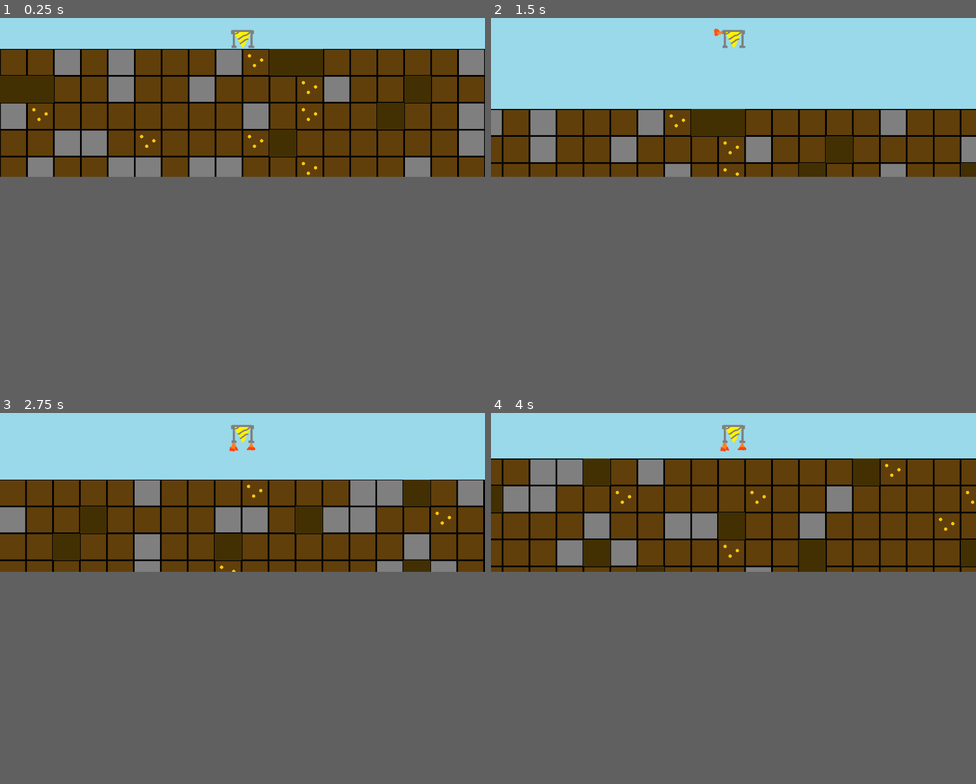
Above: before the commit, frames 1-4 (two rows, left to right).
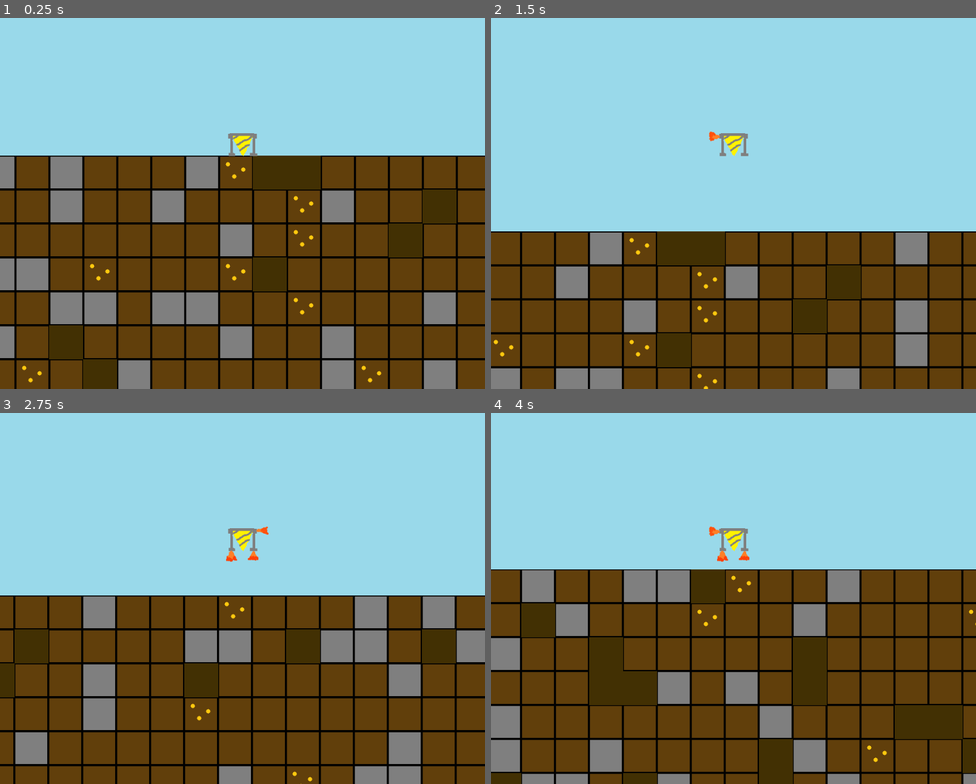
Above: after the commit, the same moments.

Repository: sam-eg/Digem
Game: Godot game, scene res://world.tscn
Same seed, same stepped clock (60 frames per second), same inputs: the game is played once before the commit and once after it.
Inputs:
- Up to frame 1 (0.25 s): no input
- Up to frame 2 (1.5 s): tap Enter at 0.5 s; hold W (up) 0.53-1.28 s; hold D (right) from 0.53 s (still down); tap W (up) at 1.35 s
- Up to frame 3 (2.75 s): tap W (up) at 1.52, 1.82 s; release D (right) at 2.03 s; hold A (left) from 2.03 s (still down); hold W (up) from 2.03 s (still down)
- Up to frame 4 (4 s): release A (left) at 2.78 s; release W (up) at 2.78 s; hold D (right) from 2.78 s (still down); tap W (up) at 2.85, 3.02, 3.32 s; hold W (up) from 3.53 s (still down)
In our replay, the window is 800x450 before the commit and 800x800 after it. These sizes can differ from the game's own. Grey fills any space a smaller window leaves; there, only what the larger window draws over its background counts as a difference.

The runs differ from the first frame. In frame 1, 52% of the frame differs, in the area x 0-100%, y 3-100%; in frame 2, 47%; in frame 3, 49%; in frame 4, 52%.

Commit message:
Added drilling and animations for up-left, up-right, up-left-right

Diff:
--- a/layer_holder.gd
+++ b/layer_holder.gd
@@ -3,12 +3,21 @@
 @onready var land = $Land
 @onready var background = $Background
 @onready var player = $"../Player"
+@onready var drill_timer = $"../DrillTimer"
 
 const LAND_SOURCE_ID = 0
 const DIRT_TILE = Vector2i(3, 0)
 const STONE_TILE = Vector2i(2, 1)
 const GOLD_TILE = Vector2i(4, 0)
 const AIR_TILE = Vector2i(0, 0)
+
+const DIRT_DRILL_TIME = 1.0
+const STONE_DRILL_TIME = 2.0
+const GOLD_DRILL_TIME = 1.5
+
+const DIRECTION_LEFT = "left"
+const DIRECTION_RIGHT = "right"
+const DIRECTION_DOWN = "down"
 
 const BACKGROUND_SKY_SOURCE_ID = 0
 const BACKGROUND_GROUND_SOURCE_ID = 1
@@ -17,7 +26,11 @@
 const TILE_SIZE = 64
 const CHUNK_SIZE = 32
 
-var landMap = {} # Dictionary aka map. GDScript, eh?
+var land_map = {} # Dictionary aka map. GDScript, eh?
+
+var drilling_location
+var drilled_tile
+var drill_direction
 
 func _process(_delta):
 	load_chunk(player.position)
@@ -39,8 +52,8 @@
 					background.set_cell(current_tile_position, BACKGROUND_GROUND_SOURCE_ID, BACKGROUND_TILE)
 
 			var tile_type
-			if landMap.has(current_tile_position): # Check if we already generated a tile for this position
-				tile_type = landMap[current_tile_position]
+			if land_map.has(current_tile_position): # Check if we already generated a tile for this position
+				tile_type = land_map[current_tile_position]
 			elif land.get_cell_source_id(current_tile_position) == -1 && current_tile_position.y >= 0:
 				var tile_type_rand = randi() % 20
 
@@ -56,4 +69,62 @@
 			# If we have a new tile type and the tile is empty
 			if tile_type != null and land.get_cell_source_id(current_tile_position) == -1:
 				land.set_cell(current_tile_position, LAND_SOURCE_ID, tile_type)
-				landMap[current_tile_position] = tile_type
+				land_map[current_tile_position] = tile_type
+
+
+func _on_player_drill_down():
+	drill(DIRECTION_DOWN)
+
+
+func _on_player_drill_left():
+	drill(DIRECTION_LEFT)
+
+
+func _on_player_drill_right():
+	drill(DIRECTION_RIGHT)
+
+
+func _on_player_stop_drill():
+	drilling_location = null
+	drilled_tile = null
+	drill_direction = null
+
+
+func drill(direction):
+	var current_tile = land.local_to_map(player.get_global_position())
+	var drill_tile_position
+	match direction:
+		DIRECTION_DOWN:
+			drill_tile_position = current_tile + Vector2i.DOWN
+		DIRECTION_LEFT:
+			drill_tile_position = current_tile + Vector2i.LEFT
+		DIRECTION_RIGHT:
+			drill_tile_position = current_tile + Vector2i.RIGHT
+		_:
+			pass
+
+	if drill_tile_position != null:
+		var tile_type = land.get_cell_atlas_coords(drill_tile_position)
+		if tile_type != AIR_TILE and tile_type != Vector2i(-1, -1):
+			drilling_location = current_tile
+			drilled_tile = drill_tile_position
+			drill_direction = direction
+
+		if tile_type == DIRT_TILE:
+			drill_timer.start(DIRT_DRILL_TIME)
+		if tile_type == STONE_TILE:
+			drill_timer.start(STONE_DRILL_TIME)
+		if tile_type == GOLD_TILE:
+			drill_timer.start(GOLD_DRILL_TIME)
+
+
+func _on_drill_timer_timeout():
+	var current_tile = land.local_to_map(player.get_global_position())
+	if current_tile != drilling_location: # Player moved after starting drill
+		drilling_location = null
+		drilled_tile = null
+		drill_direction = null
+
+	if drilled_tile != null and drilled_tile != null and drill_direction != null:
+		land.set_cell(drilled_tile, LAND_SOURCE_ID, AIR_TILE)
+		land_map[drilled_tile] = AIR_TILE
--- a/player.gd
+++ b/player.gd
@@ -1,4 +1,9 @@
 extends CharacterBody2D
+
+signal drill_down
+signal drill_left
+signal drill_right
+signal stop_drill
 
 @onready var animated_sprite = $AnimatedSprite2D
 
@@ -19,6 +24,12 @@
 	if Input.is_action_pressed("up"):
 		input_direction.y -= 1
 		animated_sprite.play("up")
+	if Input.is_action_pressed("up") and Input.is_action_pressed("left"):
+		animated_sprite.play("up_left")
+	if Input.is_action_pressed("up") and Input.is_action_pressed("right"):
+		animated_sprite.play("up_right")
+	if Input.is_action_pressed("up") and Input.is_action_pressed("left") and Input.is_action_pressed("right"):
+		animated_sprite.play("up_left_right")
 	if !Input.is_action_pressed("left") and !Input.is_action_pressed("right") and !Input.is_action_pressed("up"):
 		animated_sprite.play("default")
 
@@ -57,3 +68,13 @@
 		else:
 			pass
 			#print ("Collided with ", collision.get_collider().name)
+
+func _process(delta):
+	if Input.is_action_just_pressed("drill_down"):
+		drill_down.emit()
+	if Input.is_action_just_pressed("drill_left"):
+		drill_left.emit()
+	if Input.is_action_just_pressed("drill_right"):
+		drill_right.emit()
+	if Input.is_action_just_released("drill_down") or Input.is_action_just_released("drill_left") or Input.is_action_just_released("drill_right"):
+		stop_drill.emit()
--- a/player.tscn
+++ b/player.tscn
@@ -1,13 +1,16 @@
-[gd_scene load_steps=8 format=3 uid="uid://dyd305xyng33k"]
+[gd_scene load_steps=11 format=3 uid="uid://dyd305xyng33k"]
 
 [ext_resource type="Script" path="res://player.gd" id="1_vasf4"]
 [ext_resource type="Texture2D" uid="uid://dto7ujkksf4su" path="res://player.png" id="2_o8ab4"]
 [ext_resource type="Texture2D" uid="uid://bn1lvj1886mdi" path="res://player_left.png" id="3_f1500"]
 [ext_resource type="Texture2D" uid="uid://cffpjh7wn8pux" path="res://player_right.png" id="4_aojim"]
 [ext_resource type="Texture2D" uid="uid://ctdsdkhcene38" path="res://player_up.png" id="5_5gtkv"]
+[ext_resource type="Texture2D" uid="uid://dme5ic4bpu2es" path="res://player_up_left.png" id="6_d7t74"]
+[ext_resource type="Texture2D" uid="uid://cchx70dlumt54" path="res://player_up_left_right.png" id="7_qtxv0"]
+[ext_resource type="Texture2D" uid="uid://b6bbca0u0msk1" path="res://player_up_right.png" id="8_csbvd"]
 
 [sub_resource type="RectangleShape2D" id="RectangleShape2D_1hkuk"]
-size = Vector2(40, 40)
+size = Vector2(50, 41)
 
 [sub_resource type="SpriteFrames" id="SpriteFrames_v1nhi"]
 animations = [{
@@ -42,15 +45,42 @@
 "loop": true,
 "name": &"up",
 "speed": 5.0
+}, {
+"frames": [{
+"duration": 1.0,
+"texture": ExtResource("6_d7t74")
+}],
+"loop": true,
+"name": &"up_left",
+"speed": 5.0
+}, {
+"frames": [{
+"duration": 1.0,
+"texture": ExtResource("7_qtxv0")
+}],
+"loop": true,
+"name": &"up_left_right",
+"speed": 5.0
+}, {
+"frames": [{
+"duration": 1.0,
+"texture": ExtResource("8_csbvd")
+}],
+"loop": true,
+"name": &"up_right",
+"speed": 5.0
 }]
 
 [node name="Player" type="CharacterBody2D"]
 script = ExtResource("1_vasf4")
 
 [node name="CollisionShape2D" type="CollisionShape2D" parent="."]
+position = Vector2(0, -3.5)
 shape = SubResource("RectangleShape2D_1hkuk")
 
 [node name="Camera" type="Camera2D" parent="."]
+zoom = Vector2(1.4, 1.4)
 
 [node name="AnimatedSprite2D" type="AnimatedSprite2D" parent="."]
 sprite_frames = SubResource("SpriteFrames_v1nhi")
+animation = &"up_right"
--- a/project.godot
+++ b/project.godot
@@ -17,6 +17,8 @@
 
 [display]
 
+window/size/viewport_width=1280
+window/size/viewport_height=1280
 window/stretch/mode="canvas_items"
 window/stretch/aspect="ignore"
 
@@ -24,20 +26,32 @@
 
 up={
 "deadzone": 0.5,
-"events": [Object(InputEventKey,"resource_local_to_scene":fa …(140 unchanged characters)… d":false,"keycode":0,"physical_keycode":4194320,"key_label":0,"unicode":0,"location":0,"echo":false,"script":null)
-, Object(InputEventKey,"resource_local_to_scene":false,"resource_name":"","device":-1,"window_id":0,"alt_pressed":false,"shift_pressed":false,"ctrl_pressed":false,"meta_pressed":false,"pressed":false,"keycode":0,"physical_keycode":87,"key_label":0,"unicode":119,"location":0,"echo":false,"script":null)
+"events": [Object(InputEventKey,"resource_local_to_scene":fa …(140 unchanged characters)… d":false,"keycode":0,"physical_keycode":87,"key_label":0,"unicode":119,"location":0,"echo":false,"script":null)
 ]
 }
 left={
 "deadzone": 0.5,
-"events": [Object(InputEventKey,"resource_local_to_scene":fa …(140 unchanged characters)… d":false,"keycode":0,"physical_keycode":4194319,"key_label":0,"unicode":0,"location":0,"echo":false,"script":null)
-, Object(InputEventKey,"resource_local_to_scene":false,"resource_name":"","device":-1,"window_id":0,"alt_pressed":false,"shift_pressed":false,"ctrl_pressed":false,"meta_pressed":false,"pressed":false,"keycode":0,"physical_keycode":65,"key_label":0,"unicode":97,"location":0,"echo":false,"script":null)
+"events": [Object(InputEventKey,"resource_local_to_scene":fa …(140 unchanged characters)… d":false,"keycode":0,"physical_keycode":65,"key_label":0,"unicode":97,"location":0,"echo":false,"script":null)
 ]
 }
 right={
 "deadzone": 0.5,
 "events": [Object(InputEventKey,"resource_local_to_scene":false,"resource_name":"","device":-1,"window_id":0,"alt_press …(192 unchanged characters)…
-, Object(InputEventKey,"resource_local_to_scene":false,"resource_name":"","device":-1,"window_id":0,"alt_pressed":false,"shift_pressed":false,"ctrl_pressed":false,"meta_pressed":false,"pressed":false,"keycode":0,"physical_keycode":4194321,"key_label":0,"unicode":0,"location":0,"echo":false,"script":null)
+]
+}
+drill_down={
+"deadzone": 0.5,
+"events": [Object(InputEventKey,"resource_local_to_scene":false,"resource_name":"","device":-1,"window_id":0,"alt_pressed":false,"shift_pressed":false,"ctrl_pressed":false,"meta_pressed":false,"pressed":false,"keycode":0,"physical_keycode":4194322,"key_label":0,"unicode":0,"location":0,"echo":false,"script":null)
+]
+}
+drill_left={
+"deadzone": 0.5,
+"events": [Object(InputEventKey,"resource_local_to_scene":false,"resource_name":"","device":-1,"window_id":0,"alt_pressed":false,"shift_pressed":false,"ctrl_pressed":false,"meta_pressed":false,"pressed":false,"keycode":0,"physical_keycode":4194319,"key_label":0,"unicode":0,"location":0,"echo":false,"script":null)
+]
+}
+drill_right={
+"deadzone": 0.5,
+"events": [Object(InputEventKey,"resource_local_to_scene":false,"resource_name":"","device":-1,"window_id":0,"alt_pressed":false,"shift_pressed":false,"ctrl_pressed":false,"meta_pressed":false,"pressed":false,"keycode":0,"physical_keycode":4194321,"key_label":0,"unicode":0,"location":0,"echo":false,"script":null)
 ]
 }
 
--- a/world.tscn
+++ b/world.tscn
@@ -55,4 +55,12 @@
 tile_set = SubResource("TileSet_8nkuq")
 
 [node name="Player" parent="." instance=ExtResource("3_ljydt")]
-position = Vector2(576, -32)
+position = Vector2(556, -28)
+
+[node name="DrillTimer" type="Timer" parent="."]
+
+[connection signal="drill_down" from="Player" to="LayerHolder" method="_on_player_drill_down"]
+[connection signal="drill_left" from="Player" to="LayerHolder" method="_on_player_drill_left"]
+[connection signal="drill_right" from="Player" to="LayerHolder" method="_on_player_drill_right"]
+[connection signal="stop_drill" from="Player" to="LayerHolder" method="_on_player_stop_drill"]
+[connection signal="timeout" from="DrillTimer" to="LayerHolder" method="_on_drill_timer_timeout"]
Binary file added: player_up_left.png
Not shown, added: player_up_left.png.import
Binary file added: player_up_left_right.png
Not shown, added: player_up_left_right.png.import
Binary file added: player_up_right.png
Not shown, added: player_up_right.png.import
